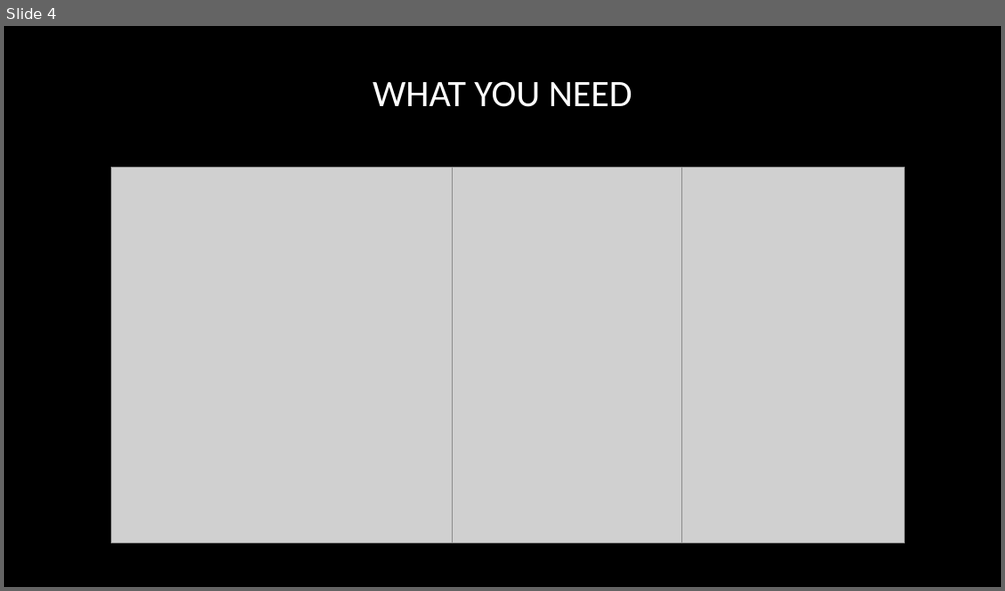
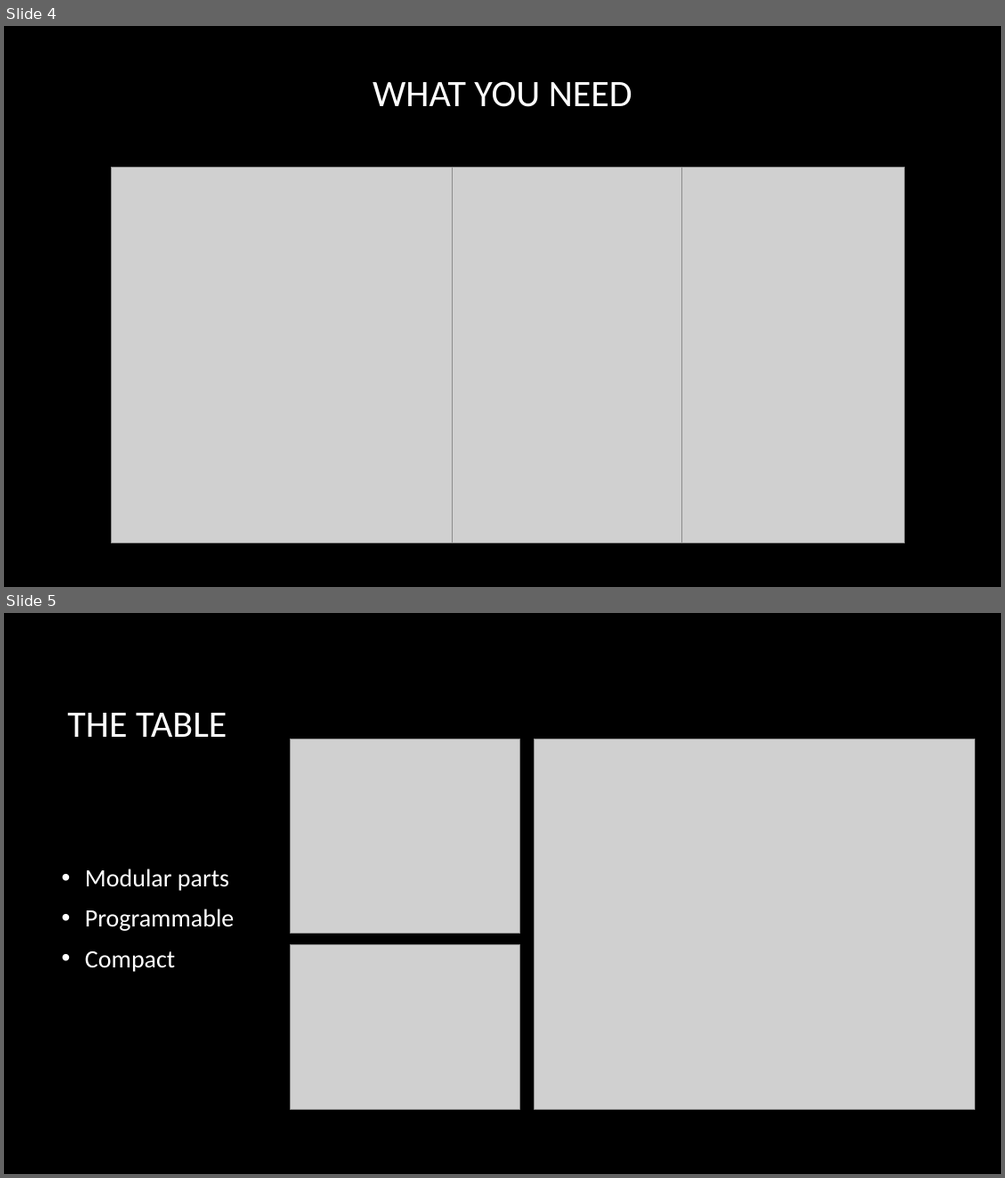
Before and after one commit to Adrellan/CubicDarts, a slide deck: cubic_darts.pptx. Shown one above the other, each under a label of ours: slide 4 before the commit, slides 4 and 5 after it. The pictures are 1005x591 and 1005x1178 pixels, drawn with LibreOffice and Linux fonts; fonts in the diff are those of the drawing; grey boxes stand for pictures; background and template pictures are left out. Boxes give left, top, right and bottom in pixels: in the first picture for what was removed or moved away, otherwise in the second. Text is boxed around its words. In the diff, an @@ line names an element or a change of style, - is before the commit and + after.

```diff
--- a/cubic_darts.pptx
+++ b/cubic_darts.pptx
@@ slide 5 added at box(4, 613, 1001, 1174), background picture (left out) @@
@@ title added at box(67, 713, 226, 737), 36 pt, text #FFFFFF @@
+THE TABLE
@@ picture added at box(291, 739, 520, 933) @@
@@ picture added at box(534, 739, 975, 1109) @@
@@ text added at box(85, 868, 234, 972), 24 pt, text #FFFFFF @@
+• Modular parts
+• Programmable
+• Compact
@@ picture added at box(291, 945, 520, 1110) @@
```
Also in this commit, not shown: 4 slides changed, 1 other slide added, 2 slides removed, 2 other files.
